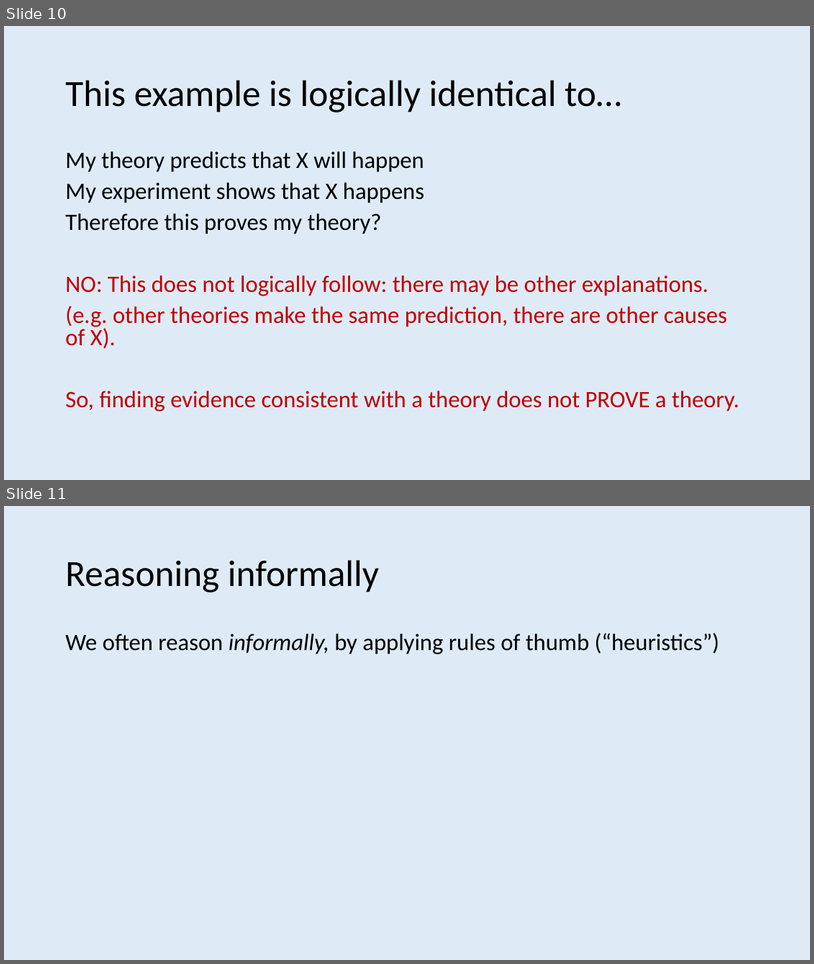
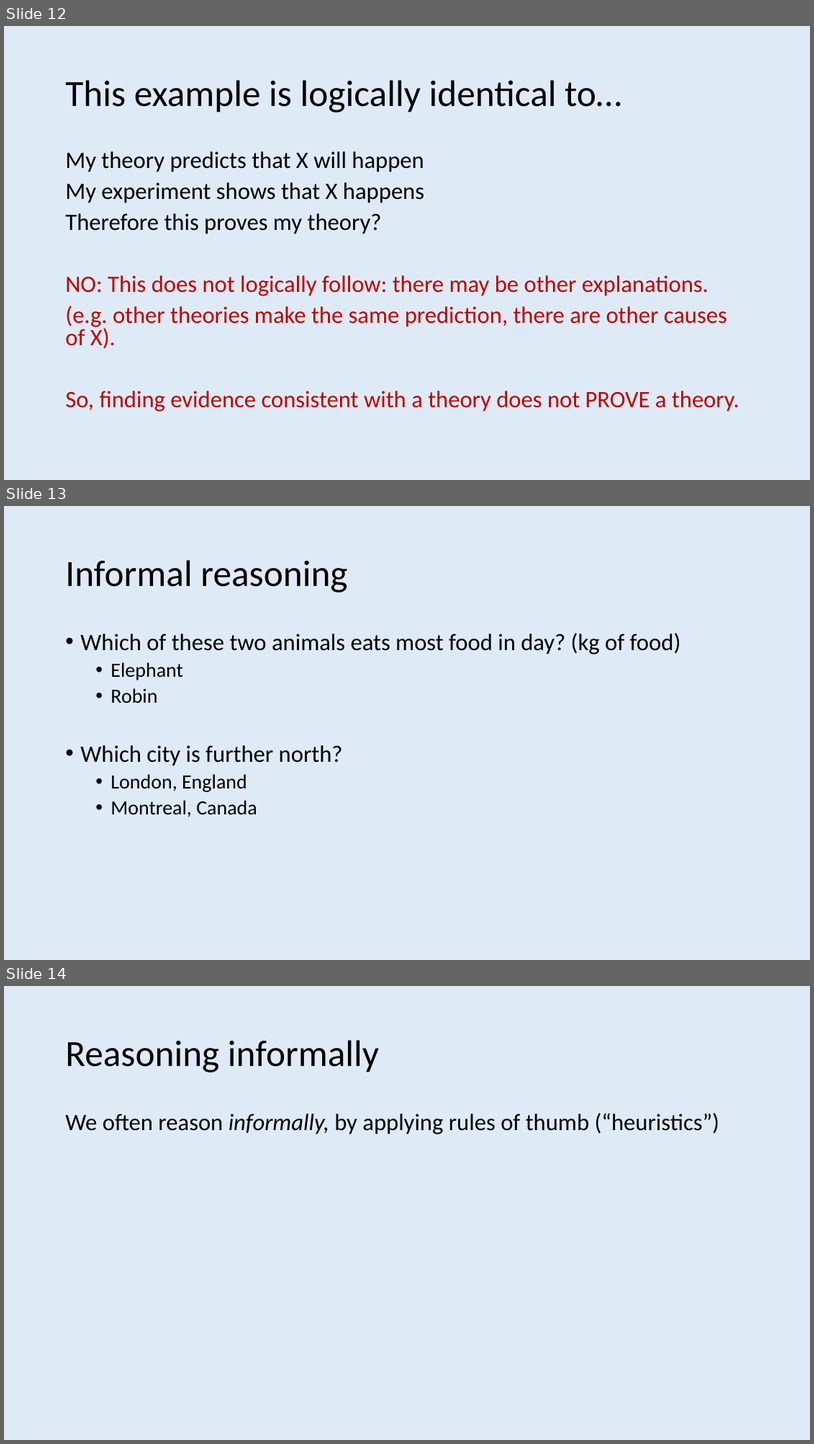
Before and after one commit to ajwills72/rmhealth-found, a slide deck: docs/science_truth_honesty.pptx. Shown one above the other, each under a label of ours: slides 10 and 11 before the commit, slides 12, 13 and 14 after it. The pictures are 814x964 and 814x1444 pixels, drawn with LibreOffice and Linux fonts; fonts in the diff are those of the drawing. Boxes give left, top, right and bottom in pixels: in the first picture for what was removed or moved away, otherwise in the second. Text is boxed around its words. In the diff, an @@ line names an element or a change of style, - is before the commit and + after.

```diff
--- a/docs/science_truth_honesty.pptx
+++ b/docs/science_truth_honesty.pptx
@@ slide 13 added at (4,506,810,960), background #DEEBF7 @@
@@ title added at (65,560,347,592), 44 pt, text #000000 @@
+Informal reasoning
@@ text added at (80,633,682,817), 28 pt, text #000000 @@
+• Which of these two animals eats most food in day? (kg of food)
+  • Elephant
+  • Robin
+• Which city is further north?
+  • London, England
+  • Montreal, Canada
@@ what was slide 10 is now slide 12 @@
@@ what was slide 11 is now slide 14 @@
```
Also in this commit, not shown: 1 slide changed, 5 other slides added, 1 slide removed, 1 other file.
